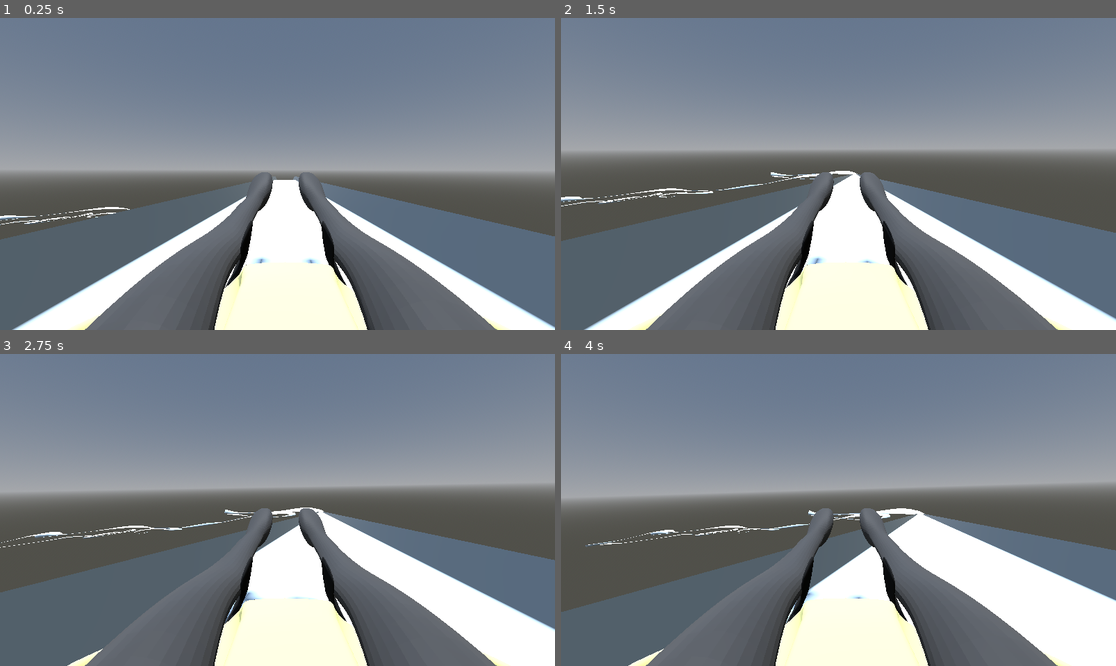
Above: before the commit, frames 1-4 (two rows, left to right).
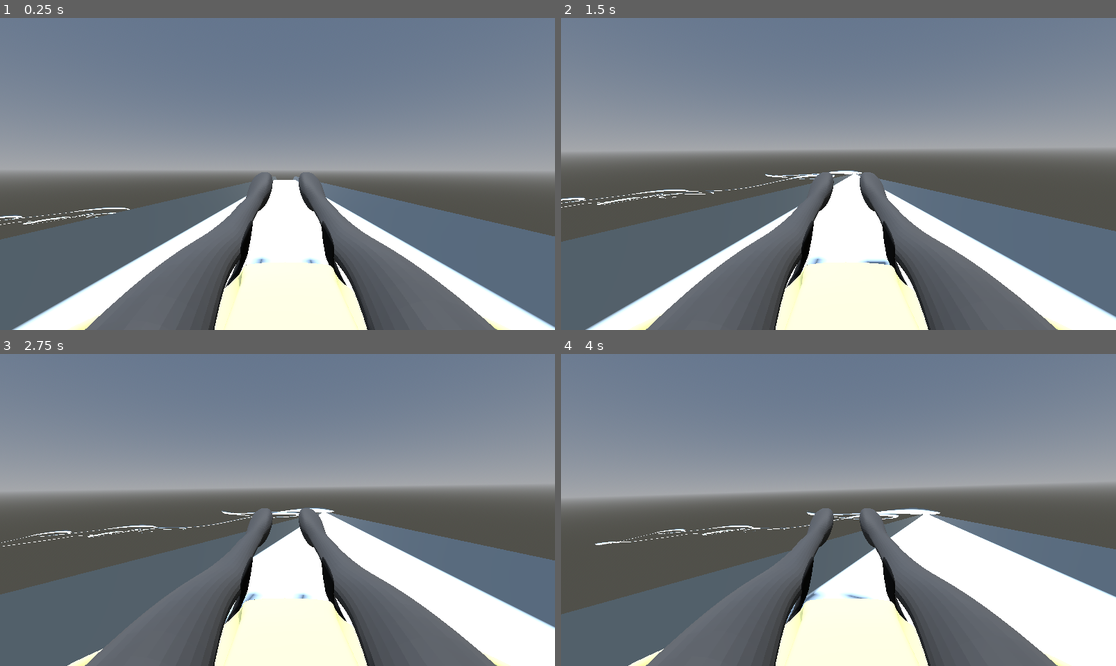
Above: after the commit, the same moments.

Repository: ArijaK/luge_vr
Game: Godot game, scene res://scenes/main/main.tscn
The game is run twice, just before and just after one commit, with the same random seed, the same clock (stepped at 60 frames per second) and the same inputs.
Inputs:
- Up to frame 1 (0.25 s): no input
- Up to frame 2 (1.5 s): no input
- Up to frame 3 (2.75 s): no input
- Up to frame 4 (4 s): no input

The runs differ from the first frame. In frame 1, 0.1% of the frame differs, in the area x 0-88%, y 60-96%; in frame 2, 1.3%; in frame 3, 1.3%; in frame 4, 1.8%, in the area x 0-100%, y 49-96%.

Commit message:
Smooth walls, no bumps

Diff:
--- a/vr/scenes/track/track.tscn
+++ b/vr/scenes/track/track.tscn
@@ -8,8 +8,6 @@
 [sub_resource type="PhysicsMaterial" id="PhysicsMaterial_mll3j"]
 friction = 0.05
 rough = true
-
-[sub_resource type="ConcavePolygonShape3D" id="ConcavePolygonShape3D_0mev1"]
 
 [sub_resource type="Curve3D" id="Curve3D_236c3"]
 
@@ -22,7 +20,6 @@
 physics_material_override = SubResource("PhysicsMaterial_mll3j")
 
 [node name="CollisionShape3D" type="CollisionShape3D" parent="StaticBody3D"]
-shape = SubResource("ConcavePolygonShape3D_0mev1")
 
 [node name="MeshInstance3D" type="MeshInstance3D" parent="StaticBody3D"]
 script = ExtResource("3_0mev1")
--- a/vr/scenes/track/track_data.gd
+++ b/vr/scenes/track/track_data.gd
@@ -2,7 +2,7 @@
 class_name TrackData extends Node
 
 @export var cross_section_points = 33
-@export var k_curvature = 1.2
+@export var k_curvature = 60
 
 var length = 0.0
 var width = 0.0
@@ -122,12 +122,12 @@
 			points[cross_section_points-1-i] = Vector3(half_width, default_heights[i], 0.0)
 	else:
 		var curve_side = sign(c)
-		# How curvy the wall should be NOTE: Maybe update later
-		var max_width = width + k_curvature * abs(c)
+		# How curvy the wall should be
+		var max_width = half_width + k_curvature * abs(c)
 
 		var p0 = Vector2(half_width * curve_side, 0.0)
 		var p1 = Vector2(max_width * curve_side, default_height)
-		var p2 = Vector2(half_width * curve_side, h)
+		var p2 = Vector2(max_width * 0.8 * curve_side, h)
 
 		var curve_points = []
 		for i in range(middlepoint):
@@ -136,12 +136,12 @@
 
 		if curve_side < 0:
 			for i in range(middlepoint):
-				points[i] = curve_points[i]
+				points[i] = curve_points[middlepoint-1-i]
 				points[cross_section_points-1-i] = Vector3(half_width, default_heights[i], 0.0)
 		else:
 			for i in range(middlepoint):
 				points[i] = Vector3(-half_width, default_heights[i], 0.0)
-				points[cross_section_points-1-i] = curve_points[i]
+				points[cross_section_points-1-i] = curve_points[middlepoint-1-i]
 
 	for i in range(cross_section_points):
 		points[i] = T * points[i]
Not shown: 1 places in vr/scenes/track/track.tscn that only renumber resources
